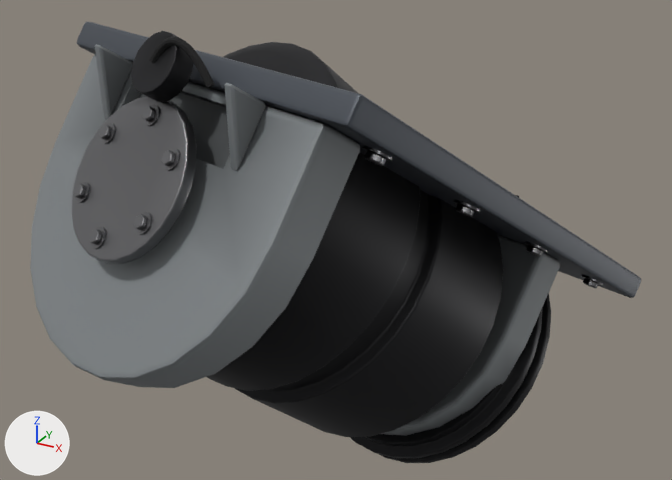
A saved change to the glTF model assets/export/models/bastion.elbow_back_left.glb.
Rendered twice from a camera (50 mm lens) standing at (1.52, -2.51, 1.07) and looking at (0.03, 0.19, -0.28). Lighting does not change. The marker at lower left points along +X, +Y and +Z. The picture after the commit comes second. Vertices at exactly the same position are counted once.
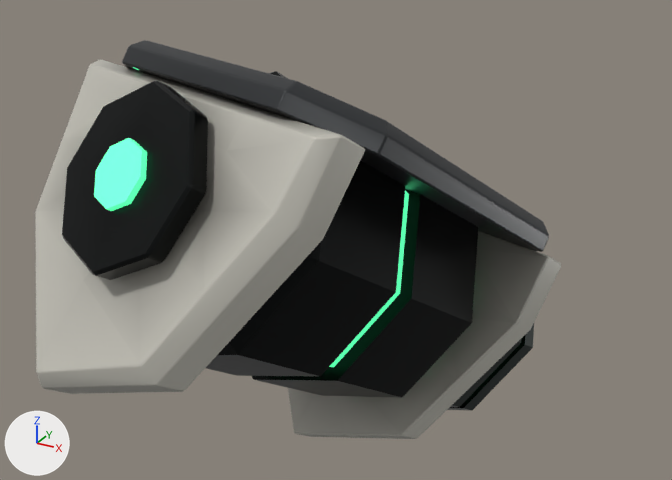
The change, as a list of edits to the scene's bpy script:
```text
Change mat_armor:
    where n2 = _N.new('ShaderNodeMix'); n2.name = 'Mix'
    n2.inputs[7].default_value: (0.233, 0.253, 0.263, 1.0) -> (0.57, 0.554, 0.492, 1.0)  # 'B', grey #858a8c -> 'B', light grey #c7c4ba
Change mat_armor2:
    where n0 = _N.new('ShaderNodeBsdfPrincipled'); n0.name = 'Principled BSDF'
    add n0.inputs[2].default_value = 0.38  # 'Roughness'
Change mat_metal:
    where n2 = _N.new('ShaderNodeMix'); n2.name = 'Mix'
    n2.inputs[7].default_value: (0.274, 0.274, 0.285, 1.0) -> (0.0732, 0.089, 0.0835, 1.0)  # 'B', grey #8f8f91 -> 'B', dark grey #4c5452
Add mat_light:
    mat_light = bpy.data.materials.new('light')
    # nodes: BsdfPrincipled, Mix, OutputMaterial, VertexColor
    # colours: green #59ffad, mixed with the vertex colours
Change me_mesh_0:
    used by ob_mesh_0; location = (0.0, 0.0, 0.0)
    remove me_mesh_0.from_pydata(...)  # 5012 vertices, 9744 faces; spans x -0.75..0.99, y -0.89..1.33, z -1.21..0.56
    add me_mesh_0.from_pydata(...)  # 802 vertices, 1548 faces; spans x -0.72..0.78, y -0.87..1.02, z -1.18..0.46
    me_mesh_0 part 1: the loose piece of 994 vertices spanning x -0.26..0.76, y 0.14..0.98, z -1.21..-0.36 is rebuilt with 26 vertices and now spans x -0.22..0.68, y 0.42..1.02, z -1.14..-0.34, in mat_metal
    me_mesh_0 part 2: the loose piece of 642 vertices spanning x -0.65..0.65, y -0.7..0.7, z -0.95..0.45 is rebuilt with 34 vertices and now spans x -0.45..0.57, y -0.25..0.64, z -0.88..0.13
    me_mesh_0 part 3: the loose piece of 144 vertices spanning x -0.44..0.05, y -0.76..-0.44, z -0.05..0.38 is rebuilt with 50 vertices and now spans x -0.48..0.09, y -0.79..-0.41, z -0.09..0.42, in mat_dark
    me_mesh_0 part 4: the loose piece of 114 vertices spanning x -0.72..0.45, y -0.89..-0.09, z -0.43..0.4 is rebuilt with 155 vertices and now spans x -0.72..0.47, y -0.87..-0.09, z -0.53..0.37
    me_mesh_0 part 5: the loose piece of 40 vertices spanning x -0.34..0.34, y -0.7..0.68, z -0.78..0.29 is rebuilt with 34 vertices and now spans x -0.57..0.45, y -0.64..0.25, z -0.63..0.38, in mat_dark
    me_mesh_0 part 6: a new loose piece of 26 vertices spanning x -0.24..0.65, y 0.33..0.93, z -1.09..-0.28, in mat_metal
    me_mesh_0 part 7: a new loose piece of 18 vertices spanning x -0.42..0.42, y -0.29..0.29, z -0.64..0.14, in mat_light
    me_mesh_0 part 8: a new loose piece of 16 vertices spanning x -0.31..-0.1, y -0.7..-0.57, z 0.09..0.28, in mat_light
    me_mesh_0 part 9: 58 loose pieces with 2560 vertices, spanning x -0.66..0.88, y -0.75..1.24, z -1.11..0.56, are deleted
    me_mesh_0 part 10: 1 vertex moved within x 0.49, y 0.62, z -0.39; 291 vertices removed from x -0.75..0.99, y -0.59..1.33, z -1.1..0.49; 322 vertices added at x -0.63..0.78, y -0.5..0.87, z -1.18..0.46
    other edits to the shape of me_mesh_0 do not show in these pictures
    remove me_mesh_0.materials.append(mat_chrome)
    remove me_mesh_0.materials.append(mat_rubber)
    add me_mesh_0.materials.append(mat_light)
```

Pixel boxes (x1, y1, x2, y2) of what changed, in the pictures (672 x 480 px; the box of a moved part takes in the faces that stretch with it):
'Mesh_0', surface changed, reshaped (lighter, 14% narrower, 10% shorter)
    before: (30, 22, 641, 463)
    after: (35, 40, 561, 439)
part 1 of me_mesh_0, rebuilt
    before: (350, 293, 551, 463)
    after: (447, 323, 534, 410)
part 2 of me_mesh_0, rebuilt
    before: (207, 42, 503, 437)
    after: (252, 189, 478, 398)
part 3 of me_mesh_0, rebuilt (16% wider, 19% taller)
    before: (71, 97, 197, 264)
    after: (62, 81, 208, 280)
part 4 of me_mesh_0, rebuilt
    before: (30, 54, 360, 388)
    after: (35, 60, 365, 394)
part 5 of me_mesh_0, rebuilt (not visible before)
    after: (206, 71, 405, 376)
part 6 of me_mesh_0, added (mostly hidden)
    after: (451, 339, 521, 407)
part 7 of me_mesh_0, added (mostly hidden)
    after: (329, 190, 409, 367)
part 8 of me_mesh_0, added
    after: (94, 138, 147, 211)
part 9 of me_mesh_0, deleted
    before: (74, 31, 603, 289)
part 10 of me_mesh_0, moved or reshaped
    before: (77, 22, 641, 436)
    after: (122, 40, 561, 439)
